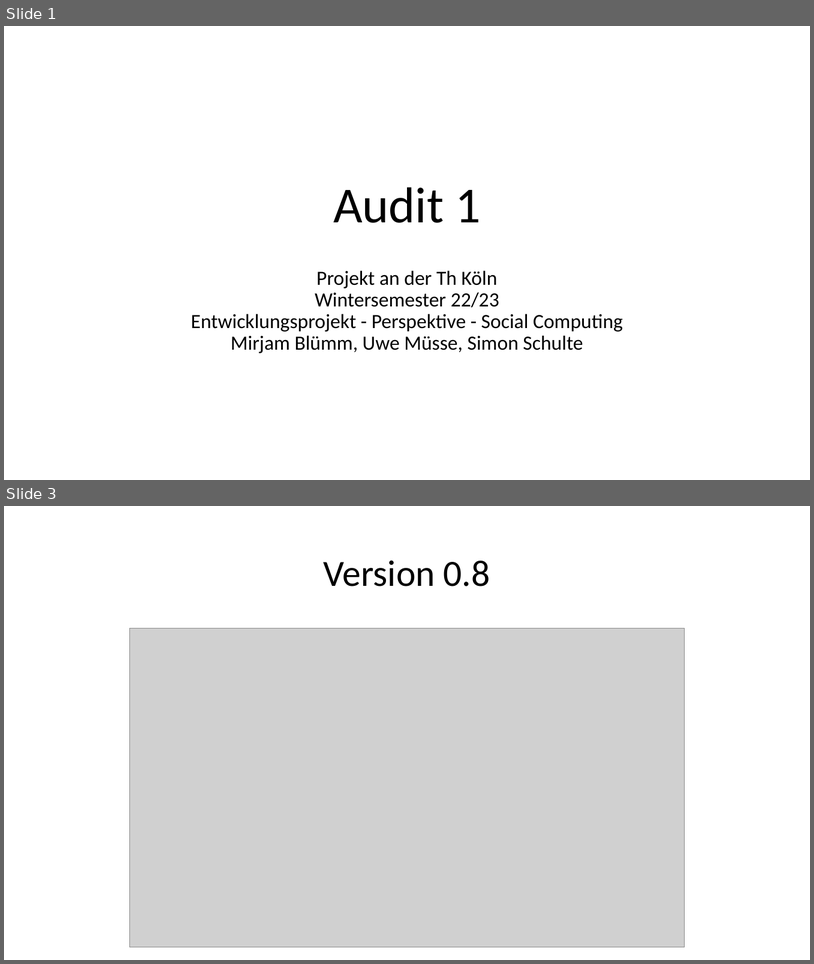
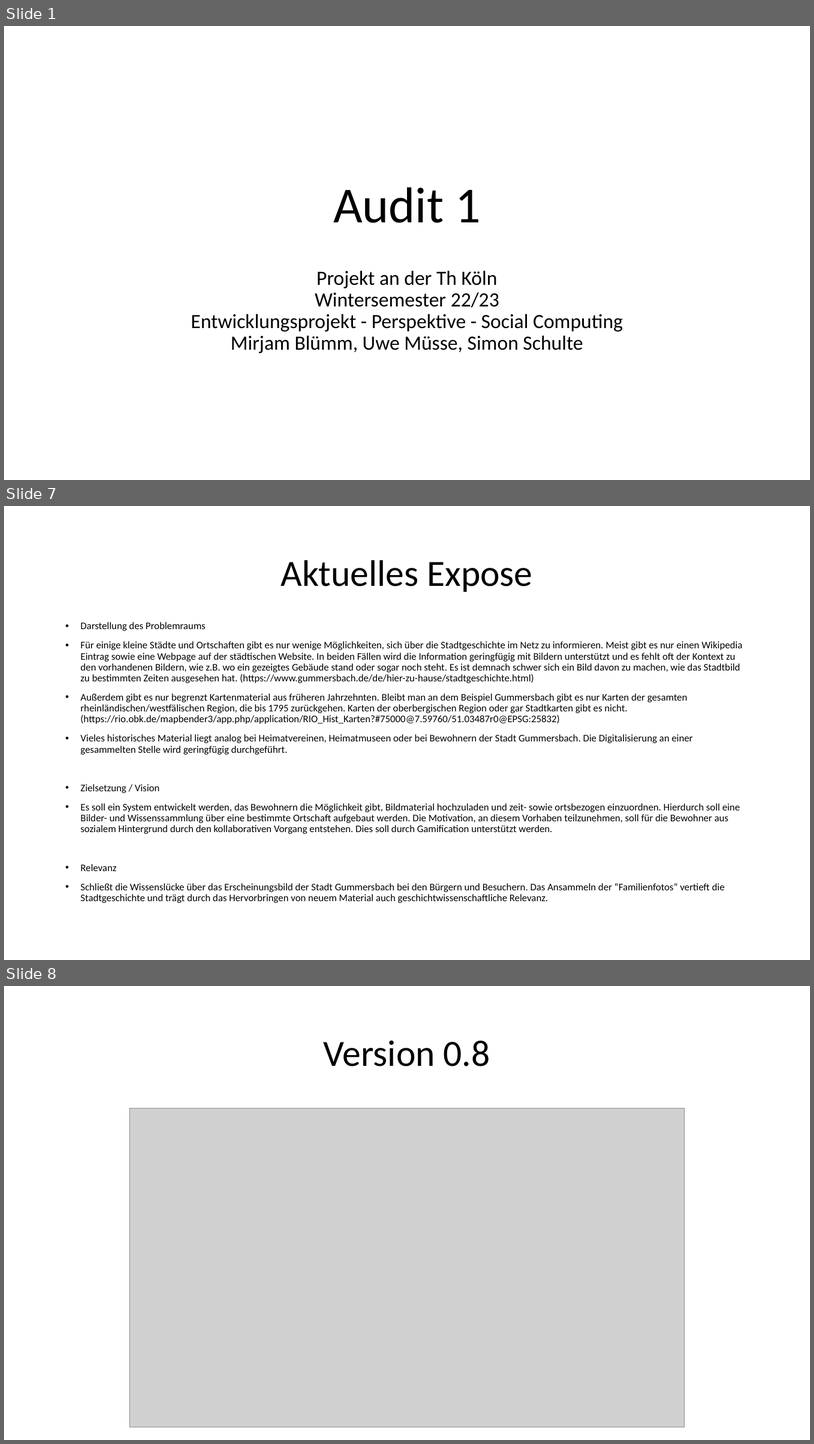
Before and after one commit to sebastiankoch10/EPWS2223HausenKochZimmer, a slide deck: EPWS2223HausenKochZimmer Audit 1.pptx. Shown one above the other, each under a label of ours: slides 1 and 3 before the commit, slides 1, 7 and 8 after it; the slides between them are not shown. The pictures are 814x964 and 814x1444 pixels, drawn with LibreOffice and Linux fonts; fonts in the diff are those of the drawing; grey boxes stand for pictures. Boxes give left, top, right and bottom in pixels: in the first picture for what was removed or moved away, otherwise in the second. Text is boxed around its words. In the diff, an @@ line names an element or a change of style, - is before the commit and + after.

```diff
--- a/EPWS2223HausenKochZimmer Audit 1.pptx
+++ b/EPWS2223HausenKochZimmer Audit 1.pptx
@@ slide 7 added at [4,506,810,960], background #FFFFFF @@
@@ title added at [281,560,533,592], 44 pt, text #000000 @@
+Aktuelles Expose
@@ text added at [81,622,743,903], 12 pt, text #000000 @@
+• Darstellung des Problemraums
+• Für einige kleine Städte und Ortschaften gibt es nur wenige Möglichkeiten, sich über die Stadtgeschichte im Netz zu informieren. Meist gibt es nur einen Wikipedia Eintrag sowie eine Webpage auf der städtischen Website. In beiden Fällen wird die Information geringfügig mit Bildern unterstützt und es fehlt oft der Kontext zu den vorhandenen Bildern, wie z.B. wo ein gezeigtes Gebäude stand oder sogar noch steht. Es ist demnach schwer sich ein Bild davon zu machen, wie das Stadtbild zu bestimmten Zeiten ausgesehen hat. (https://www.gummersbach.de/de/hier-zu-hause/stadtgeschichte.html)
+• Außerdem gibt es nur begrenzt Kartenmaterial aus früheren Jahrzehnten. Bleibt man an dem Beispiel Gummersbach gibt es nur Karten der gesamten rheinländischen/westfälischen Region, die bis 1795 zurückgehen. Karten der oberbergischen Region oder gar Stadtkarten gibt es nicht. (https://rio.obk.de/mapbender3/app.php/application/RIO_Hist_Karten?#75000@7.59760/51.03487r0@EPSG:25832)
+• Vieles historisches Material liegt analog bei Heimatvereinen, Heimatmuseen oder bei Bewohnern der Stadt Gummersbach. Die Digitalisierung an einer gesammelten Stelle wird geringfügig durchgeführt.
+• Zielsetzung / Vision
+• Es soll ein System entwickelt werden, das Bewohnern die Möglichkeit gibt, Bildmaterial hochzuladen und zeit- sowie ortsbezogen einzuordnen. Hierdurch soll eine Bilder- und Wissenssammlung über eine bestimmte Ortschaft aufgebaut werden. Die Motivation, an diesem Vorhaben teilzunehmen, soll für die Bewohner aus sozialem Hintergrund durch den kollaborativen Vorgang entstehen. Dies soll durch Gamification unterstützt werden.
+• Relevanz
+• Schließt die Wissenslücke über das Erscheinungsbild der Stadt Gummersbach bei den Bürgern und Besuchern. Das Ansammeln der “Familienfotos” vertieft die Stadtgeschichte und trägt durch das Hervorbringen von neuem Material auch geschichtwissenschaftliche Relevanz.
@@ what was slide 3 is now slide 8 @@
```
Also in this commit, not shown: 5 other slides added, 1 slide removed.
